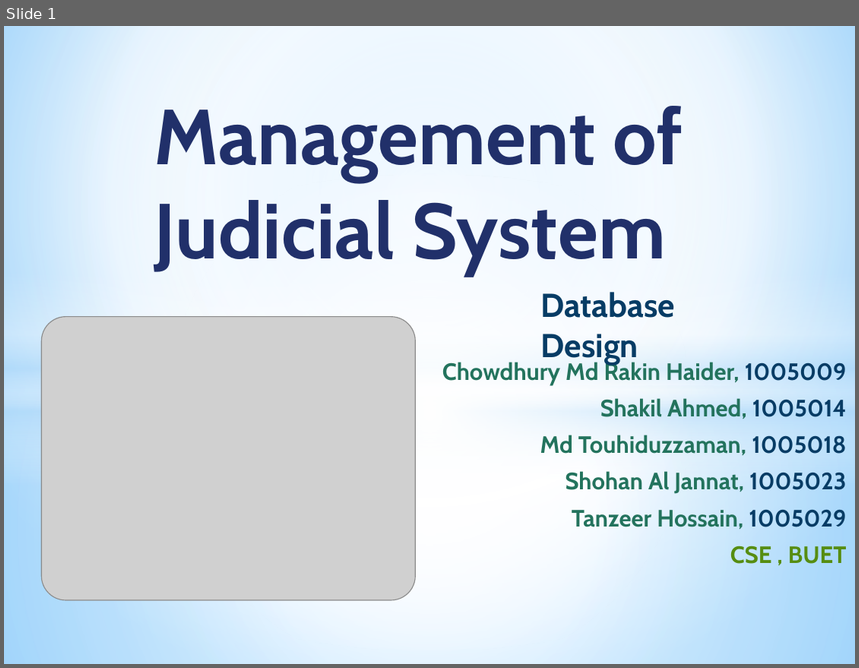
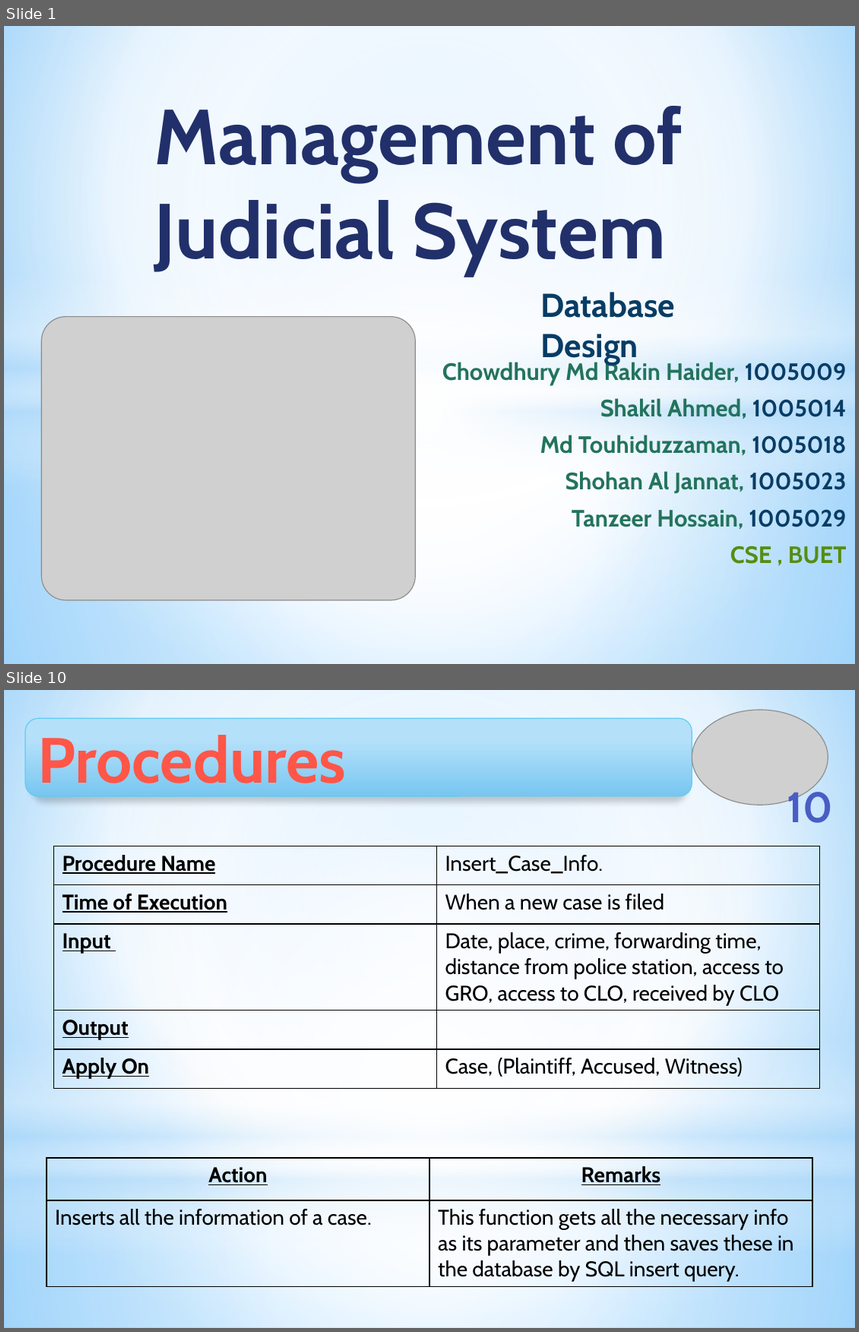
Before and after one commit to Touhid18/CSE308-Management_of_Judicial_System-1005009_1005014_1005018_1005023_1005029, a slide deck: ISD_Management_of_Judicial_System_DatabaseDesign.pptx. Shown one above the other, each under a label of ours: slide 1 before the commit, slides 1 and 10 after it; the slides between them are not shown. The pictures are 859x668 and 859x1332 pixels, drawn with LibreOffice and Linux fonts; fonts in the diff are those of the drawing; grey boxes stand for pictures. Boxes give left, top, right and bottom in pixels: in the first picture for what was removed or moved away, otherwise in the second. Text is boxed around its words. In the diff, an @@ line names an element or a change of style, - is before the commit and + after.

Commit message:
Database Design _ Trigger and procedure with the complete ERD is complete

```diff
--- a/ISD_Management_of_Judicial_System_DatabaseDesign.pptx
+++ b/ISD_Management_of_Judicial_System_DatabaseDesign.pptx
@@ slide 10 added at (4,690,855,1328), background gradient #9ED5FF to #FFFFFF to #5BB9FF @@
@@ rectangle added at (4,690,855,1165), fill gradient #FFFFFF to #B4DCFA @@
@@ picture added at (692,710,828,805) @@
@@ rounded rectangle added at (25,718,692,796), fill gradient #B1E2FD to #76C6F1, outline #5ECCF3 0.75 pt, 54 pt, text gradient #FF6155 to #FF5748 to #EF3718, bold @@
+Procedures
@@ page number added at (788,786,833,823), 36 pt, text gradient #717FD2 to #4A5EC6 to #324CB5 to #31479D to #30469A, bold @@
+10
@@ ellipse added at (4,839,855,1314), fill gradient #FFFFFF @@
@@ table added at (53,846,819,1113), 5 rows, 2 columns @@
+Procedure Name | Insert_Case_Info.
+Time of Execution | When a new case is filed
+Input | Date, place, crime, forwarding time, distance from police station, access to GRO, access to CLO, received by CLO
+Output | 
+Apply On | Case, (Plaintiff, Accused, Witness)
@@ rectangle added at (4,1040,855,1253), fill gradient #FFFFFF to #B4DCFA @@
@@ rectangle added at (4,1165,855,1328), fill gradient #FFFFFF to #B4DCFA @@
@@ table added at (47,1158,813,1312), 2 rows, 2 columns @@
+Action | Remarks
+Inserts all the information of a case. | This function gets all the necessary info as its parameter and then saves these in the database by SQL insert query.
```
Also in this commit, not shown: 14 other slides added, 3 slides removed, 1 other file.
